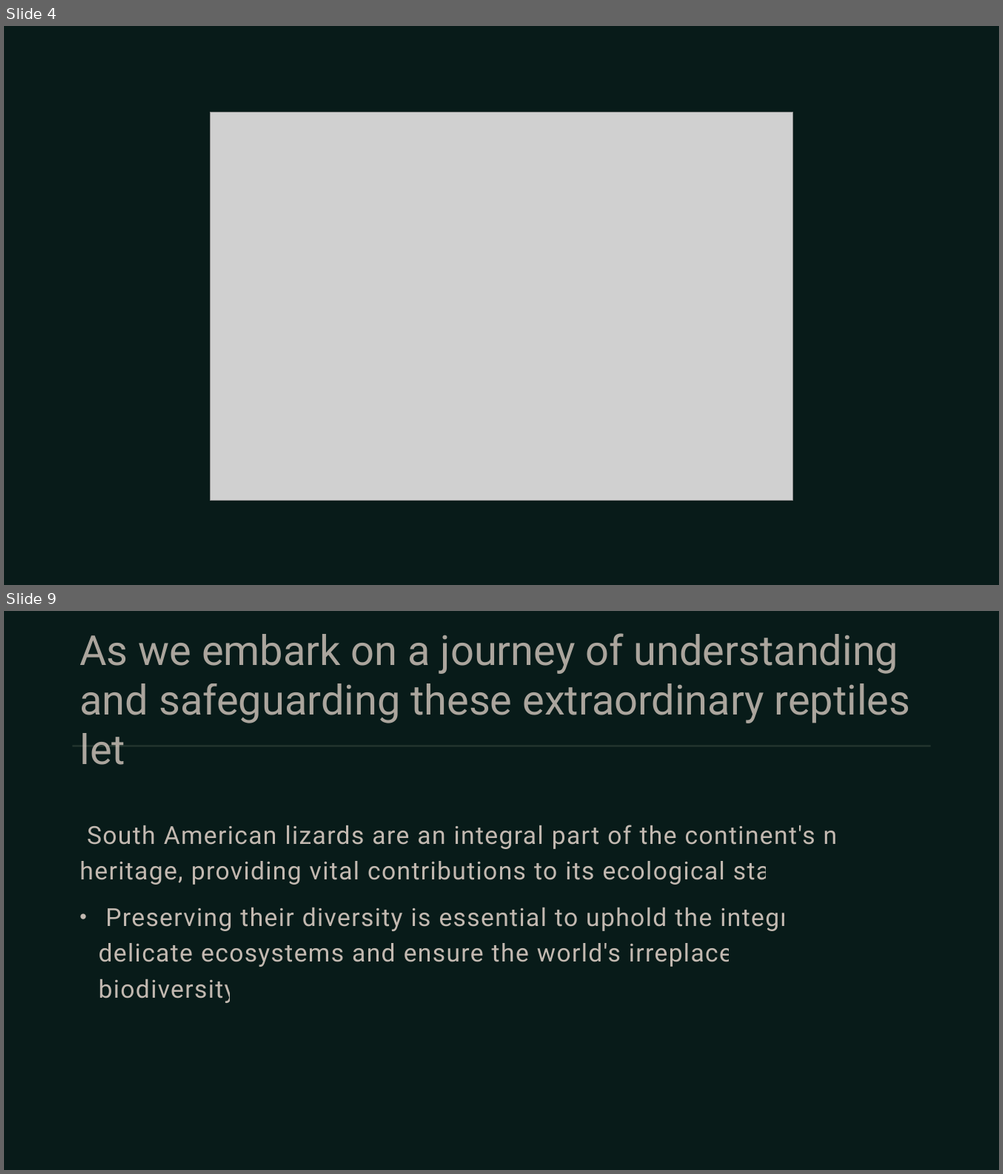
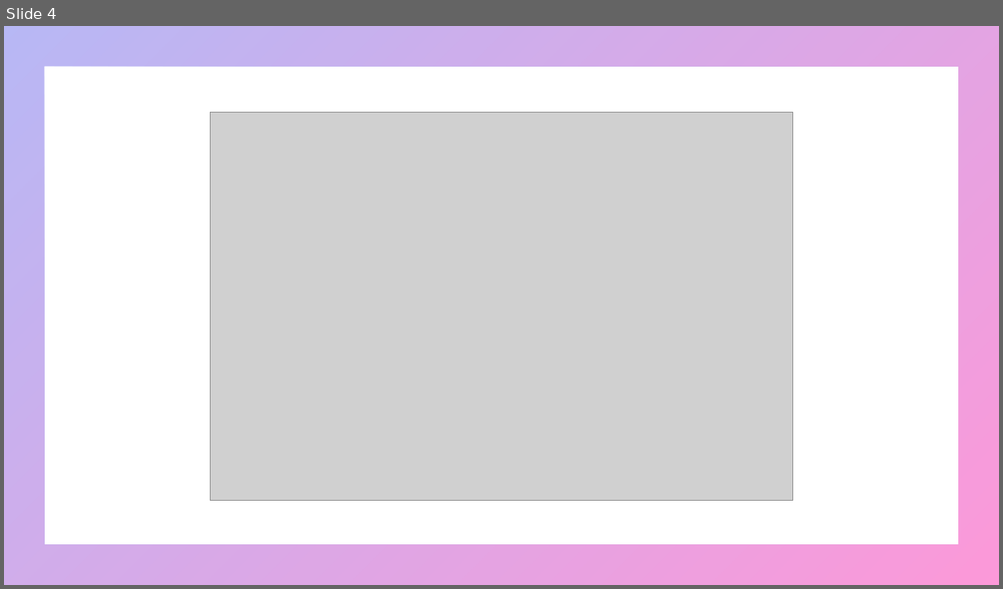
Before and after one commit to umarrasool15/Research2SlidesWebApp, a slide deck: src/main/resources/content/output/A Survey of South American Lizards Biodiversity and Ecological.pptx. Shown one above the other, each under a label of ours: slides 4 and 9 before the commit, slide 4 after it; the slides between them are not shown. The pictures are 1003x1174 and 1003x589 pixels, drawn with LibreOffice and Linux fonts; fonts in the diff are those of the drawing; grey boxes stand for pictures. Boxes give left, top, right and bottom in pixels: in the first picture for what was removed or moved away, otherwise in the second. Text is boxed around its words. In the diff, an @@ line names an element or a change of style, - is before the commit and + after.

```diff
--- a/src/main/resources/content/output/A Survey of South American Lizards Biodiversity and Ecological.pptx
+++ b/src/main/resources/content/output/A Survey of South American Lizards Biodiversity and Ecological.pptx
@@ slide 9 removed at (4,611,999,1170), background #081B19 @@
@@ title removed at (79,633,910,765) @@
-As we embark on a journey of understanding and safeguarding these extraordinary reptiles let
@@ line removed from (73, 746) to (930, 746) @@
@@ text removed at (79,825,906,1003) @@
-• South American lizards are an integral part of the continent's natural heritage, providing vital contributions to its ecological stability.
-  Preserving their diversity is essential to uphold the integrity of delicate ecosystems and ensure the world's irreplaceable biodiversity.
@@ slide 4 changed as well @@
@@ background #081B19 to #FFFFFF @@
@@ frame added at (4,26,999,585), fill gradient #4D4EE6 to #F900A0 @@
```
Also in this commit, not shown: 2 other slides changed, 6 slides added, 5 other slides removed, 8 other files.
